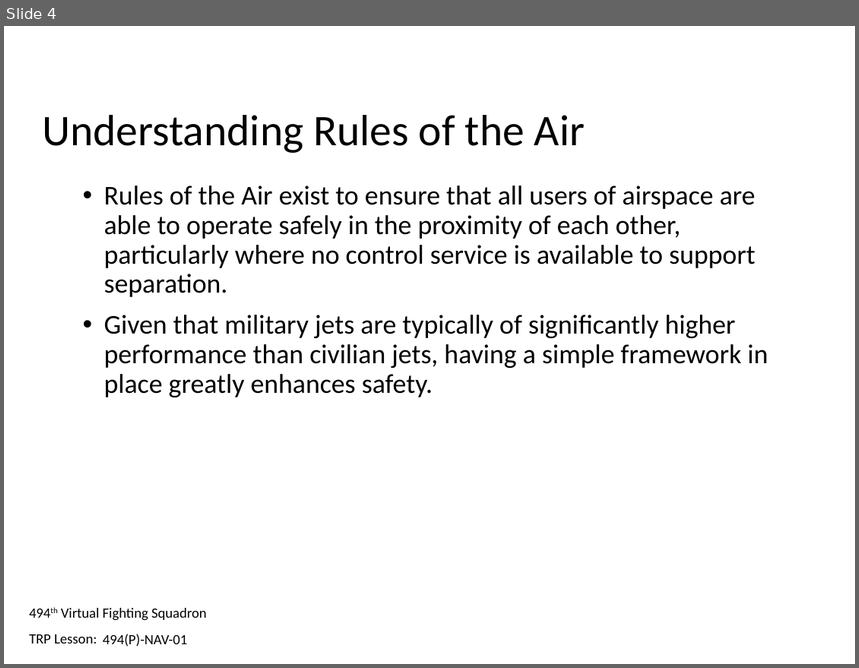
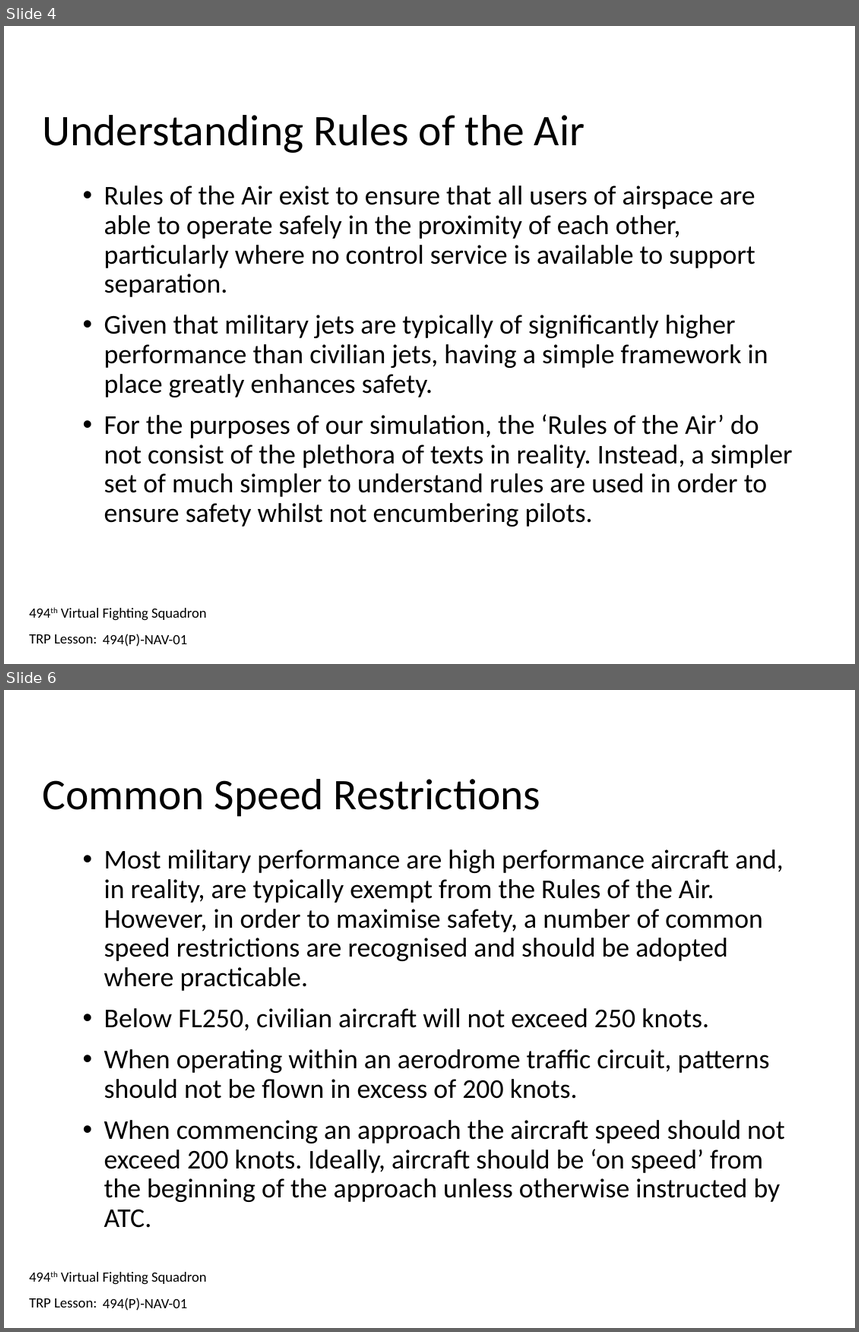
Before and after one commit to 132nd-vWing/132-TRP-494, a slide deck: TRP/NAV/NAV-01/494(P)-NAV-01 - Trainee Presentation.pptx. Shown one above the other, each under a label of ours: slide 4 before the commit, slides 4 and 6 after it; the slides between them are not shown. The pictures are 859x668 and 859x1332 pixels, drawn with LibreOffice and Linux fonts; fonts in the diff are those of the drawing; background and template pictures are left out. Boxes give left, top, right and bottom in pixels: in the first picture for what was removed or moved away, otherwise in the second. Text is boxed around its words. In the diff, an @@ line names an element or a change of style, - is before the commit and + after.

```diff
--- a/TRP/NAV/NAV-01/494(P)-NAV-01 - Trainee Presentation.pptx
+++ b/TRP/NAV/NAV-01/494(P)-NAV-01 - Trainee Presentation.pptx
@@ slide 6 added at (4, 690, 855, 1328), background #FFFFFF; not listed: 2 template elements that a slide beside it also shows @@
@@ title added at (43, 779, 541, 817), 37 pt, text #000000 @@
+Common Speed Restrictions
@@ text added at (104, 850, 785, 1228), 23 pt, text #000000 @@
+• Most military performance are high performance aircraft and, in reality, are typically exempt from the Rules of the Air. However, in order to maximise safety, a number of common speed restrictions are recognised and should be adopted where practicable.
+• Below FL250, civilian aircraft will not exceed 250 knots.
+• When operating within an aerodrome traffic circuit, patterns should not be flown in excess of 200 knots.
+• When commencing an approach the aircraft speed should not exceed 200 knots. Ideally, aircraft should be ‘on speed’ from the beginning of the approach unless otherwise instructed by ATC.
@@ text added at (103, 1298, 187, 1311), 12 pt, text #000000 @@
+494(P)-NAV-01
@@ slide 4 changed as well @@
@@ text at (104, 414, 793, 527): paragraph added @@
+• For the purposes of our simulation, the ‘Rules of the Air’ do not consist of the plethora of texts in reality. Instead, a simpler set of much simpler to understand rules are used in order to ensure safety whilst not encumbering pilots.
```
Also in this commit, not shown: 3 other slides changed, 17 other slides added, 3 other files.
